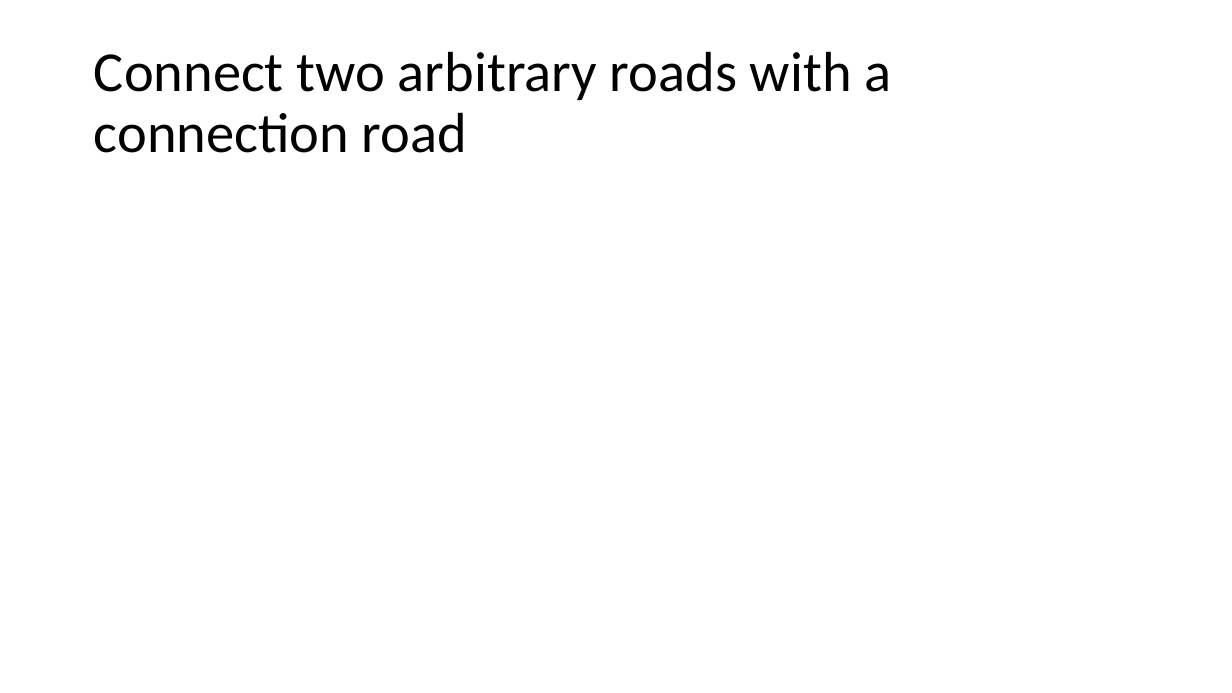
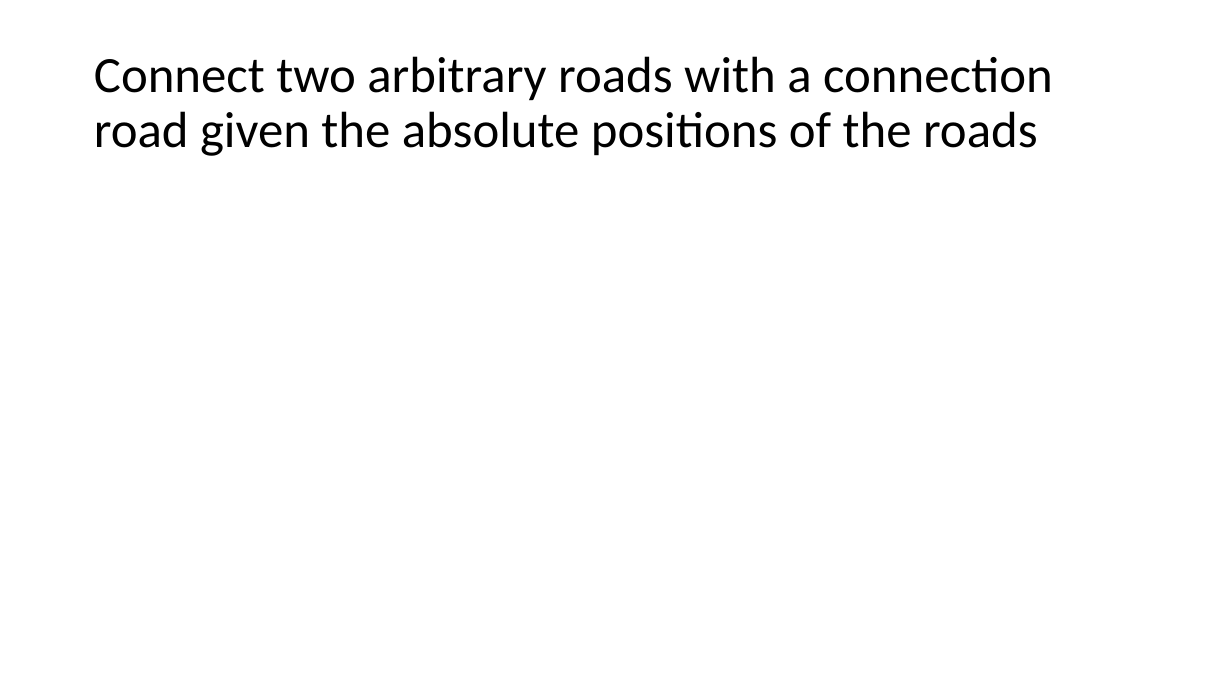
Before and after one commit to AugmentedDesignLab/junction-art, a slide deck: slide 2 of plan/challenges.pptx. Drawn at 1232x693 pixels with LibreOffice and Linux fonts; fonts in the diff are those of the drawing. Boxes give left, top, right and bottom in pixels: in the first picture for what was removed or moved away, otherwise in the second. Text is boxed around its words. In the diff, an @@ line names an element or a change of style, - is before the commit and + after.

```diff
--- a/plan/challenges.pptx
+++ b/plan/challenges.pptx
@@ title at bbox=[94, 56, 1053, 156]: text changed; size 44 to 39.6 pt @@
-Connect two arbitrary roads with a connection road
+Connect two arbitrary roads with a connection road given the absolute positions of the roads
```
Also in this commit, not shown: 6 other slides changed, 3 slides added.
